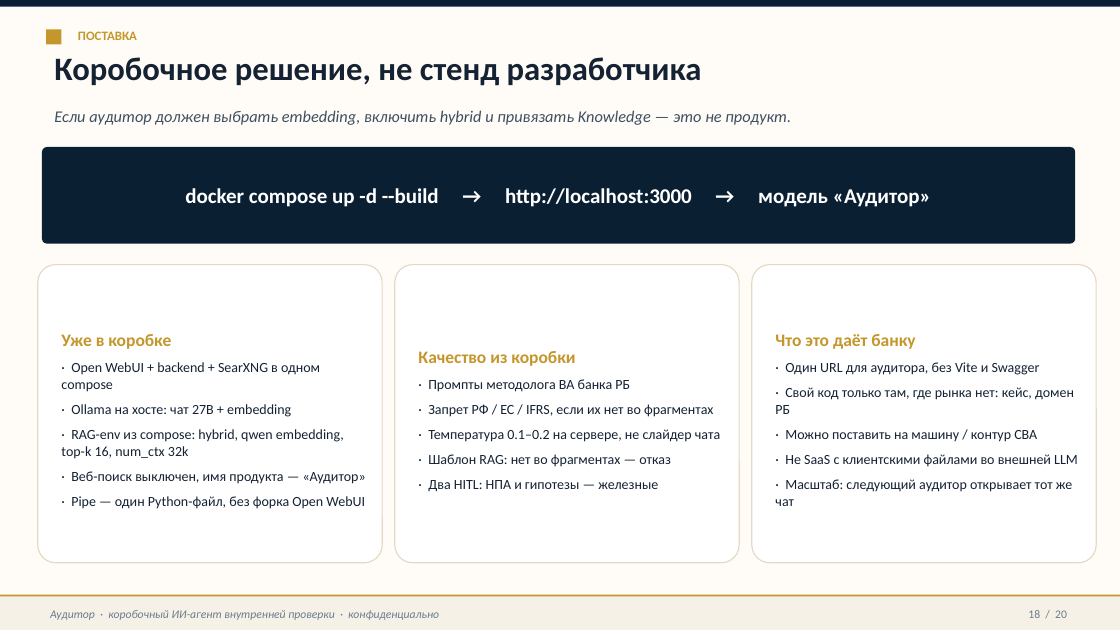
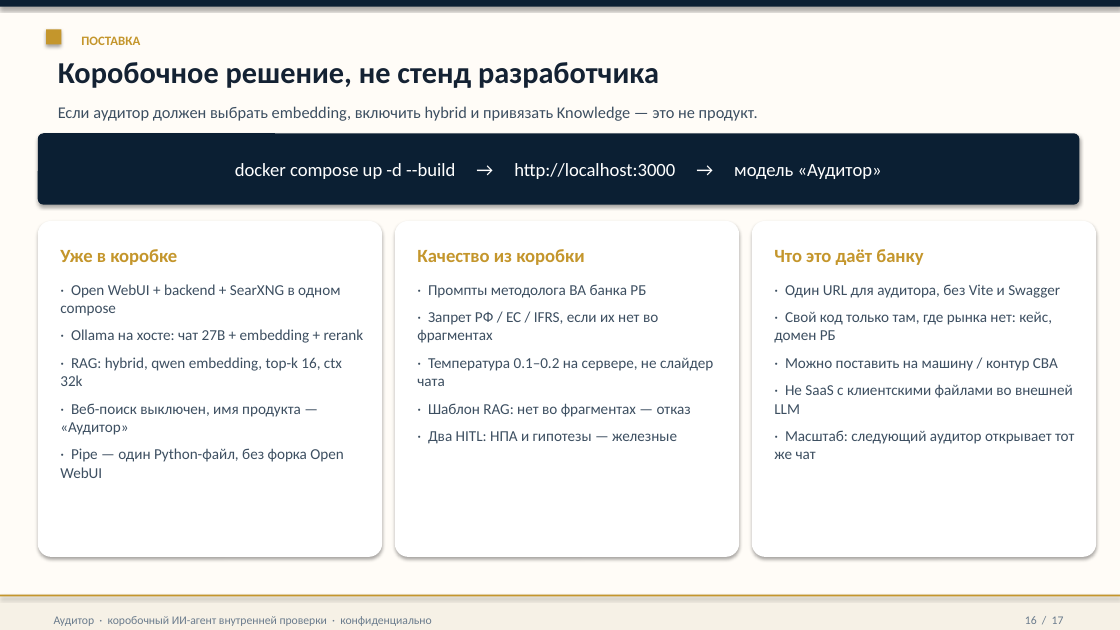
Before and after one commit to sweetd0vee/audit-tools, a slide deck: slide 16 of docs/Аудитор_ИИ-агент_презентация.pptx (slide 18 before the commit). Drawn at 1120x630 pixels with LibreOffice and Linux fonts; fonts in the diff are those of the drawing. Boxes give left, top, right and bottom in pixels: in the first picture for what was removed or moved away, otherwise in the second. Text is boxed around its words. In the diff, an @@ line names an element or a change of style, - is before the commit and + after.

```diff
--- a/docs/Аудитор_ИИ-агент_презентация.pptx
+++ b/docs/Аудитор_ИИ-агент_презентация.pptx
@@ shadow on in 5 elements at box(0, 0, 1120, 630), box(0, 0, 1120, 7), box(0, 595, 1120, 630), box(0, 595, 1120, 597), box(46, 29, 61, 45) @@
@@ text "ПОСТАВКА": place and size @@
-text "ПОСТАВКА" at box(78, 31, 137, 40)
+text "ПОСТАВКА" at box(81, 36, 140, 45)
@@ text "Коробочное решение, не стенд разработчика" at box(58, 62, 659, 88): size 28 to 26 pt @@
@@ text "Если аудитор должен выбрать embedding, ..." at box(58, 106, 758, 121): italic off @@
@@ rounded rectangle "docker compose up -d --build ...": place and size @@
-rounded rectangle "docker compose up -d --build ..." at box(42, 147, 1075, 244)
+rounded rectangle "docker compose up -d --build ..." at box(38, 134, 1080, 205)
@@ rounded rectangle "docker compose up -d --build ..." at box(38, 134, 1080, 205): size 18 to 16 pt, bold off; shadow on; proportions changed @@
@@ rounded rectangle "Уже в коробке": place and size @@
-rounded rectangle "Уже в коробке" at box(38, 265, 382, 563)
+rounded rectangle "Уже в коробке" at box(38, 221, 382, 557)
@@ rounded rectangle "Уже в коробке" at box(38, 221, 382, 557): vertical alignment middle to top; outline #E4D9C4 1 pt to none; shadow on; proportions changed @@
@@ rounded rectangle "Качество из коробки": place and size @@
-rounded rectangle "Качество из коробки" at box(395, 265, 739, 563)
+rounded rectangle "Качество из коробки" at box(395, 221, 739, 557)
@@ rounded rectangle "Качество из коробки" at box(395, 221, 739, 557): size 15 to 16 pt in "Качество из коробки"; size 12 to 13 pt, text colour #142233 to #3D4F61; more space between paragraphs; vertical alignment middle to top; outline #E4D9C4 1 pt to none; shadow on; proportions changed @@
@@ rounded rectangle "Что это даёт банку": place and size @@
-rounded rectangle "Что это даёт банку" at box(752, 265, 1096, 563)
+rounded rectangle "Что это даёт банку" at box(752, 221, 1096, 557)
@@ rounded rectangle "Что это даёт банку" at box(752, 221, 1096, 557): size 15 to 16 pt in "Что это даёт банку"; size 12 to 13 pt, text colour #142233 to #3D4F61; more space between paragraphs; vertical alignment middle to top; outline #E4D9C4 1 pt to none; shadow on; proportions changed @@
@@ text in rounded rectangle at box(60, 249, 343, 478): size 15 to 16 pt in "Уже в коробке"; size 12 to 13 pt, text colour #142233 to #3D4F61 in "· Open WebUI + backend + SearXNG ...", "· Веб-поиск выключен, имя продукта — «Аудитор»", "· Pipe — один Python-файл, без форка ..."; more space between paragraphs @@
@@ text in rounded rectangle at box(60, 329, 364, 386): text changed; size 12 to 13 pt; text colour #142233 to #3D4F61 @@
-· Ollama на хосте: чат 27B + embedding
-· RAG-env из compose: hybrid, qwen embedding, top-k 16, num_ctx 32k
+· Ollama на хосте: чат 27B + embedding + rerank
+· RAG: hybrid, qwen embedding, top-k 16, ctx 32k
@@ text "Аудитор · коробочный ИИ-агент внутренней ..." at box(54, 616, 431, 626): italic off @@
@@ text at box(1025, 616, 1064, 624): text changed @@
-18 / 20
+16 / 17
```
Also in this commit, not shown: 14 other slides changed, 2 slides added, 5 slides removed, 4 other files.
